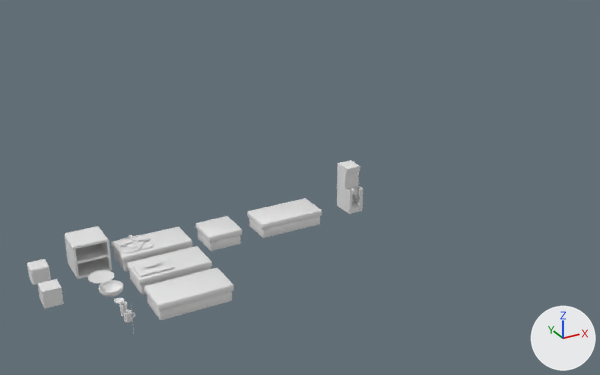
The Blender file stage00_all.blend: old version first, new version second.
Camera for both pictures: a camera (50 mm lens) standing at (-3.37, -21.0, 11.31) and looking at (7.75, -0.78, 1.2). Lighting does not change. The marker at lower right points along +X, +Y and +Z.

Objects in the first picture: '1칸조리대', '2칸조리대', '가스렌지', '도마', '디스펜서', '실온재료', '집기수납장', '튀김기'.
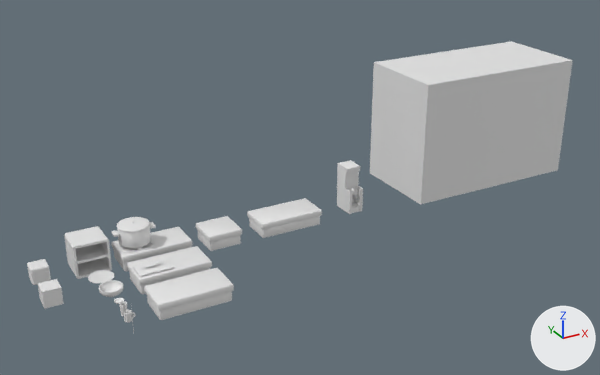
Boxes (x1, y1, x2, y2) around the edits, measured in the pictures (600 x 375 px):
'Cube.001', added
    after: (370, 41, 573, 204)
'Cylinder', added
    after: (117, 225, 151, 248)
'Cylinder.003', added
    after: (117, 217, 150, 233)
'Cube', added
    after: (111, 222, 156, 237)

Diff of the bpy script that builds the scene:
```diff
--- a/stage00_all.blend.py
+++ b/stage00_all.blend.py
@@ me_cube_004 @@
+me_cube_004.from_pydata(...)  # 12 vertices, 10 faces; spans x -1.0..1.0, y -1.0..1.0, z -1.0..1.0
@@ me_cylinder_010 @@
+me_cylinder_010.from_pydata(...)  # 448 vertices, 418 faces; spans x 2.233..3.16, y -0.64..0.287, z 0.878..1.013
+me_cylinder_010.polygons.foreach_set('use_smooth', [True] * 418)
@@ me_cylinder_009 @@
+me_cylinder_009.from_pydata(...)  # a 32-sided cylinder along z spanning x -1.0..1.0, y -1.0..1.0, z -1.0..1.0
+me_cylinder_009.polygons.foreach_set('use_smooth', [True] * 34)
@@ me_cylinder_005 @@
+me_cylinder_005.from_pydata(...)  # 640 vertices, 610 faces; spans x -1.0..1.0, y -1.0..1.0, z -1.0..1.0
+me_cylinder_005.polygons.foreach_set('use_smooth', [True] * 610)
@@ me_cube_003 @@
+me_cube_003.from_pydata(...)  # 56 vertices, 54 faces; spans x -1.0..1.0, y -1.0..1.0, z -1.0..1.0
+me_cube_003.polygons.foreach_set('use_smooth', [True] * 54)
@@ ob_cube_001 @@
+ob_cube_001 = bpy.data.objects.new('Cube.001', me_cube_004)
+ob_cube_001.location = (14.83, 0.05, 2.0)
+ob_cube_001.scale = (3.0, 1.5, 2.0)
@@ ob_cylinder_003 @@
+ob_cylinder_003 = bpy.data.objects.new('Cylinder.003', me_cylinder_010)
+ob_cylinder_003.location = (0.0, 0.0, -0.02)
@@ ob_cylinder_002 @@
+ob_cylinder_002 = bpy.data.objects.new('Cylinder.002', me_cylinder_009)
+ob_cylinder_002.location = (3.14, -0.27, 0.73)
+ob_cylinder_002.rotation_euler = (0.0, 1.571, 0.0)  # degrees (0, 90, 0)
+ob_cylinder_002.scale = (0.0228, 0.0228, 0.0398)
+_m = ob_cylinder_002.modifiers.new('Mirror', 'MIRROR')
+_m.mirror_object = ob_cylinder
@@ ob_cylinder @@
+ob_cylinder = bpy.data.objects.new('Cylinder', me_cylinder_005)
+ob_cylinder.location = (2.7, -0.17, 0.62)
+ob_cylinder.scale = (0.451, 0.451, 0.254)
@@ ob_cylinder_001 @@
+ob_cylinder_001 = bpy.data.objects.new('Cylinder.001', me_cylinder_009.copy())
+ob_cylinder_001.location = (3.14, -0.09, 0.73)
+ob_cylinder_001.rotation_euler = (0.0, 1.571, 0.0)  # degrees (0, 90, 0)
+ob_cylinder_001.scale = (0.0228, 0.0228, 0.0398)
+_m = ob_cylinder_001.modifiers.new('Mirror', 'MIRROR')
+_m.mirror_object = ob_cylinder
@@ ob_cube @@
+ob_cube = bpy.data.objects.new('Cube', me_cube_003)
+ob_cube.location = (3.24, -0.17, 0.74)
+ob_cube.scale = (0.0702, 0.147, 0.0365)
+_m = ob_cube.modifiers.new('Mirror', 'MIRROR')
+_m.mirror_object = ob_cylinder
```
